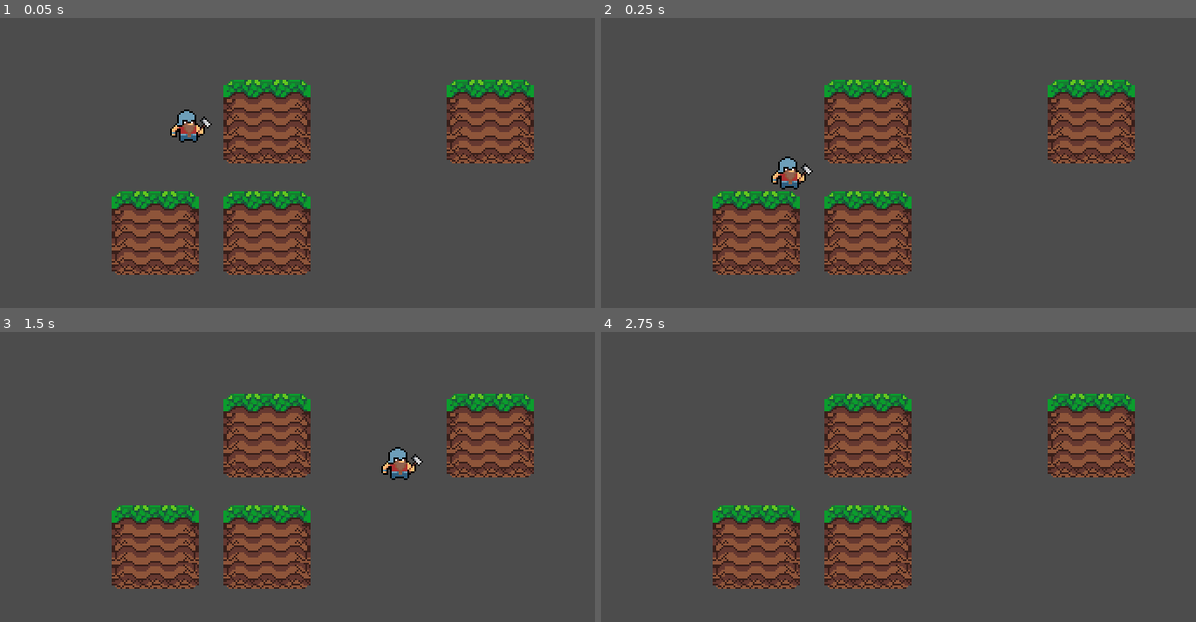
Above: before the commit, frames 1-4 (two rows, left to right).
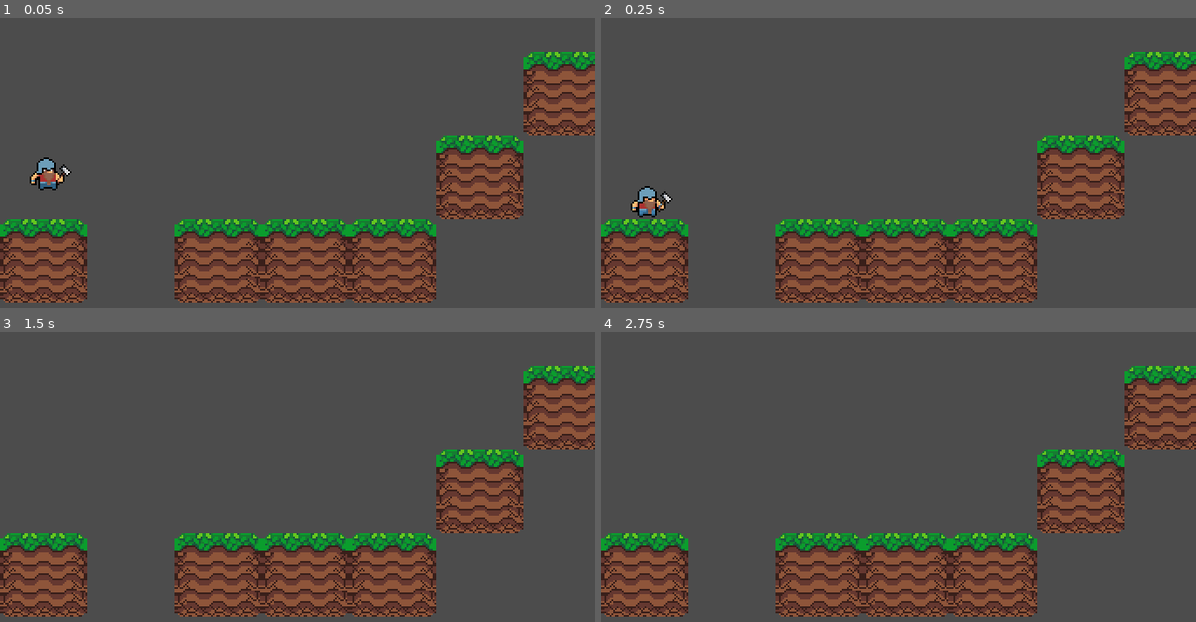
Above: after the commit, the same moments.

Repository: FelipePardim/Platform-Tower-Defense
Game: Godot game, scene res://Game.tscn
Two runs of this game, one before a commit and one after it. Both use one fixed random seed, a clock stepped at 60 frames per second and the inputs below.
Inputs:
- Up to frame 1 (0.05 s): no input
- Up to frame 2 (0.25 s): no input
- Up to frame 3 (1.5 s): hold Right (ui_right) from 0.53 s (still down); tap Up (ui_up) at 0.77 s
- Up to frame 4 (2.75 s): tap Up (ui_up) at 1.52 s; tap Enter at 2 s; release Right (ui_right) at 2.03 s; hold Left (ui_left) from 2.03 s (still down)

The runs differ from the first frame. In frame 1, 36% of the frame differs, in the area x 0-100%, y 11-99%; in frame 2, 36%; in frame 3, 35%; in frame 4, 35%.

Commit message:
Player animations

Diff:
--- a/Game.tscn
+++ b/Game.tscn
@@ -32,10 +32,11 @@
 [node name="Game" type="Node2D"]
 
 [node name="Player" parent="." instance=ExtResource( 2 )]
-position = Vector2( 110, 88 )
+position = Vector2( 29.4835, 115.656 )
 JUMP_SPEED = -600
 
 [node name="TileMap" type="TileMap" parent="."]
 tile_set = SubResource( 2 )
+cell_size = Vector2( 50, 48 )
 format = 1
-tile_data = PoolIntArray( 65538, 0, 0, 65540, 0, 0, 131073, 0, 0, 131074, 0, 0 )
+tile_data = PoolIntArray( 65542, 0, 0, 131077, 0, 0, 196608, 0, 0, 196610, 0, 0, 196611, 0, 0, 196612, 0, 0 )
--- a/Player/Player.gd
+++ b/Player/Player.gd
@@ -4,6 +4,8 @@
 export (int) var SPEED = 200
 export (int) var JUMP_SPEED = -500
 export (int) var GRAVITY = 2000
+
+onready var sprite = $AnimatedSprite
 
 #Moving variable
 var velocity = Vector2.ZERO
@@ -63,5 +65,9 @@
 	velocity.x = 0
 	if Input.is_action_pressed("ui_right"):
 		velocity.x += SPEED
+		sprite.play("walk right")
 	if Input.is_action_pressed("ui_left"):
 		velocity.x -= SPEED
+		sprite.play("walk left")
+	else:
+		sprite.play("idle")
--- a/Player/Player.tscn
+++ b/Player/Player.tscn
@@ -26,12 +26,111 @@
 atlas = ExtResource( 2 )
 region = Rect2( 116, 0, 29, 29 )
 
+[sub_resource type="AtlasTexture" id=21]
+atlas = ExtResource( 2 )
+region = Rect2( 0, 174, 32, 29 )
+
+[sub_resource type="AtlasTexture" id=22]
+atlas = ExtResource( 2 )
+region = Rect2( 32, 174, 32, 29 )
+
+[sub_resource type="AtlasTexture" id=23]
+atlas = ExtResource( 2 )
+region = Rect2( 64, 174, 32, 29 )
+
+[sub_resource type="AtlasTexture" id=24]
+atlas = ExtResource( 2 )
+region = Rect2( 96, 174, 32, 29 )
+
+[sub_resource type="AtlasTexture" id=25]
+atlas = ExtResource( 2 )
+region = Rect2( 128, 174, 32, 29 )
+
+[sub_resource type="AtlasTexture" id=26]
+atlas = ExtResource( 2 )
+region = Rect2( 160, 174, 32, 29 )
+
+[sub_resource type="AtlasTexture" id=27]
+atlas = ExtResource( 2 )
+region = Rect2( 192, 174, 32, 29 )
+
+[sub_resource type="AtlasTexture" id=28]
+atlas = ExtResource( 2 )
+region = Rect2( 224, 174, 32, 29 )
+
+[sub_resource type="AtlasTexture" id=29]
+atlas = ExtResource( 2 )
+region = Rect2( 0, 58, 35, 29 )
+
+[sub_resource type="AtlasTexture" id=30]
+atlas = ExtResource( 2 )
+region = Rect2( 35, 58, 35, 29 )
+
+[sub_resource type="AtlasTexture" id=31]
+atlas = ExtResource( 2 )
+region = Rect2( 70, 58, 35, 29 )
+
+[sub_resource type="AtlasTexture" id=32]
+atlas = ExtResource( 2 )
+region = Rect2( 105, 58, 35, 29 )
+
+[sub_resource type="AtlasTexture" id=33]
+atlas = ExtResource( 2 )
+region = Rect2( 140, 58, 35, 29 )
+
+[sub_resource type="AtlasTexture" id=8]
+atlas = ExtResource( 2 )
+region = Rect2( 0, 29, 32, 29 )
+
+[sub_resource type="AtlasTexture" id=9]
+atlas = ExtResource( 2 )
+region = Rect2( 32, 29, 32, 29 )
+
+[sub_resource type="AtlasTexture" id=10]
+atlas = ExtResource( 2 )
+region = Rect2( 64, 29, 32, 29 )
+
+[sub_resource type="AtlasTexture" id=11]
+atlas = ExtResource( 2 )
+region = Rect2( 96, 29, 32, 29 )
+
+[sub_resource type="AtlasTexture" id=12]
+atlas = ExtResource( 2 )
+region = Rect2( 128, 29, 32, 29 )
+
+[sub_resource type="AtlasTexture" id=13]
+atlas = ExtResource( 2 )
+region = Rect2( 160, 29, 32, 29 )
+
+[sub_resource type="AtlasTexture" id=14]
+atlas = ExtResource( 2 )
+region = Rect2( 192, 29, 32, 29 )
+
+[sub_resource type="AtlasTexture" id=15]
+atlas = ExtResource( 2 )
+region = Rect2( 224, 29, 32, 29 )
+
 [sub_resource type="SpriteFrames" id=7]
 animations = [ {
 "frames": [ SubResource( 2 ), SubResource( 3 ), SubResource( 4 ), SubResource( 5 ), SubResource( 6 ) ],
 "loop": true,
 "name": "idle",
-"speed": 5.0
+"speed": 10.0
+}, {
+"frames": [ SubResource( 21 ), SubResource( 22 ), SubResource( 23 ), SubResource( 24 ), SubResource( 25 ), SubResource( 26 ), SubResource( 27 ), SubResource( 28 ) ],
+"loop": true,
+"name": "walk left",
+"speed": 10.0
+}, {
+"frames": [ SubResource( 29 ), SubResource( 30 ), SubResource( 31 ), SubResource( 32 ), SubResource( 33 ) ],
+"loop": true,
+"name": "jump",
+"speed": 10.0
+}, {
+"frames": [ SubResource( 8 ), SubResource( 9 ), SubResource( 10 ), SubResource( 11 ), SubResource( 12 ), SubResource( 13 ), SubResource( 14 ), SubResource( 15 ) ],
+"loop": true,
+"name": "walk right",
+"speed": 10.0
 } ]
 
 [node name="Player" type="KinematicBody2D"]
@@ -42,4 +141,4 @@
 
 [node name="AnimatedSprite" type="AnimatedSprite" parent="."]
 frames = SubResource( 7 )
-animation = "idle"
+animation = "jump"
Not shown: 1 places in Player/Player.tscn that only renumber resources
